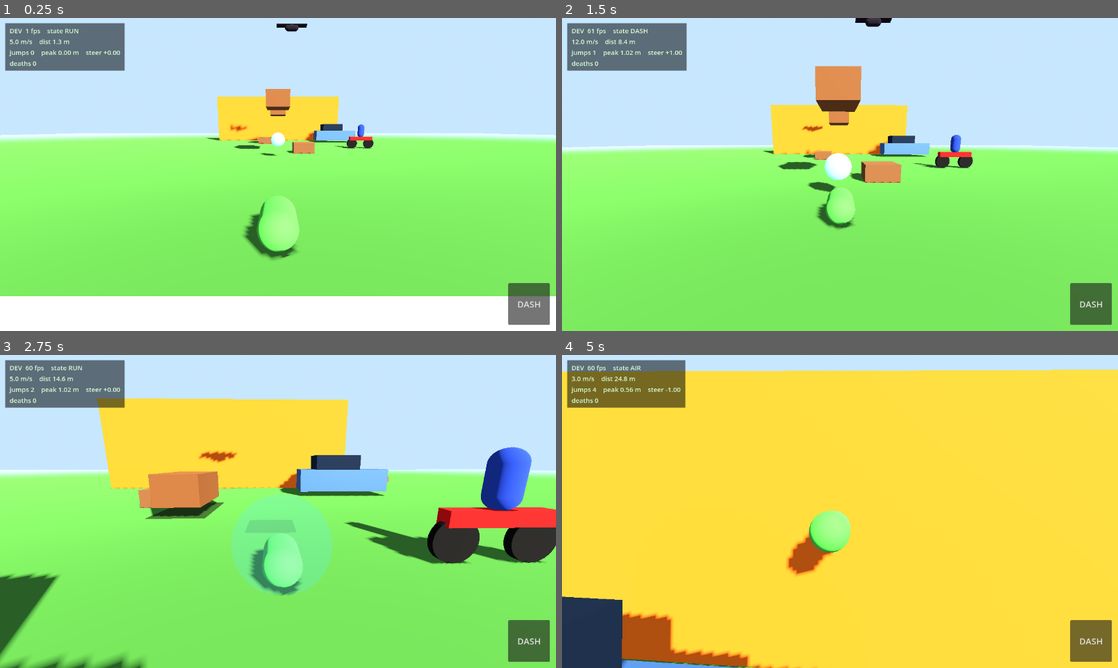
Above: before the commit, frames 1-4 (two rows, left to right).
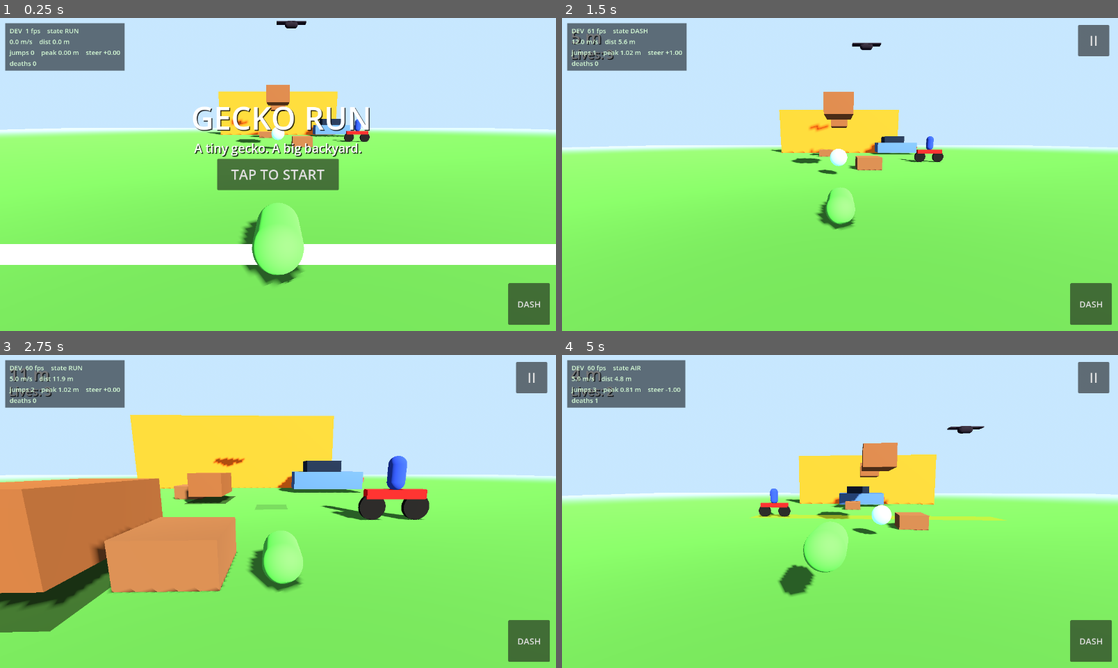
Above: after the commit, the same moments.

Repository: g-shankar/Gecko-run
Game: Godot game, scene res://scenes/main.tscn
Two runs of this game, one before a commit and one after it. Both use one fixed random seed, a clock stepped at 60 frames per second and the inputs below.
Inputs (mouse positions are in pixels of both pictures, inside the frame that each line leads up to):
- Up to frame 1 (0.25 s): no input
- Up to frame 2 (1.5 s): click (840, 174) at 0.5 s, where only the run after the commit has a clickable "TAP TO START"; move the mouse to (962, 158) at 1.27 s; hold D (steer_right) from 1.28 s (still down); tap Shift (dash) at 1.35 s; click (962, 158) at 1.42 s
- Up to frame 3 (2.75 s): tap Space (jump) at 1.52, 1.82 s; release D (steer_right) at 2 s; drag from (166, 527) to (250, 574) at 2.02 s
- Up to frame 4 (5 s): move the mouse to (895, 442) at 2.77 s; hold D (steer_right) 2.78-3.5 s; tap Shift (dash) at 2.85, 4.35 s; drag from (812, 574) to (673, 464) at 3.52 s; move the mouse to (1006, 558) at 4.27 s; hold A (steer_left) from 4.28 s (still down); tap Space (jump) at 4.52, 4.82 s

The runs differ from the first frame. In frame 1, 27% of the frame differs, in the area x 0-100%, y 0-100%; in frame 2, 5.2%; in frame 3, 36%; in frame 4, 92%, in the area x 0-100%, y 2-100%.

Commit message:
P14: start screen, HUD, pause menu, game-over UI with 3 lives
- GameState autoload: READY/RUNNING/FINISHED, 3 lives, best-score persistence
- Start screen with title and START button
- HUD: distance, lives, shield indicator
- Pause menu: resume/restart
- Game over: score, best, RUN AGAIN button
- Gecko gates movement on GameState (runs in tests without it)
- All P5-P14 tests green (81 checks)

Diff:
--- a/scenes/main.tscn
+++ b/scenes/main.tscn
@@ -8,6 +8,7 @@
 [ext_resource type="Script" path="res://scripts/systems/bird.gd" id="6"]
 [ext_resource type="Script" path="res://scripts/systems/shield_pickup.gd" id="7"]
 [ext_resource type="Script" path="res://scripts/systems/level.gd" id="8"]
+[ext_resource type="Script" path="res://scripts/ui/game_ui.gd" id="9"]
 
 [sub_resource type="ProceduralSkyMaterial" id="ProceduralSkyMaterial_1"]
 sky_top_color = Color(0.3, 0.52, 0.88, 1)
@@ -135,6 +136,9 @@
 position = Vector3(0, 0.2, 6)
 
 [node name="CameraRig" parent="." instance=ExtResource("2")]
+
+[node name="GameUI" type="CanvasLayer" parent="."]
+script = ExtResource("9")
 # Note: the rig auto-discovers its target via the "gecko" group (see
 # camera_rig.gd). A `target = NodePath("../Gecko")` override does NOT work
 # here -- Godot 4 does not reliably resolve NodePath overrides that point
--- a/scripts/player/gecko_controller.gd
+++ b/scripts/player/gecko_controller.gd
@@ -1,4 +1,15 @@
 extends CharacterBody3D
+
+
+func _gs() -> Node:
+	# GameState autoload, via tree lookup (works in game and in --script tests).
+	# Returns null if not present (e.g. unit tests that don't need it).
+	return get_tree().root.get_node_or_null("GameState")
+
+
+func _gs_running() -> bool:
+	var gs := _gs()
+	return gs == null or gs.current_state == gs.State.RUNNING
 
 const DebugHUDScript := preload("res://scripts/dev/debug_hud.gd")
 
@@ -136,6 +147,16 @@
 
 
 func _physics_process(delta: float) -> void:
+	# P14: the run only moves when the GameState says RUNNING.
+	# READY (start screen): idle in place. FINISHED (game over): stop.
+	# (If no GameState — e.g. unit tests — just run.)
+	if not _gs_running():
+		velocity.x = 0.0
+		velocity.z = 0.0
+		if not is_on_floor():
+			velocity.y -= 22.0 * delta
+		move_and_slide()
+		return
 	if _touch_active:
 		_touch_time += delta
 	if _adhere_cooldown > 0.0:
@@ -150,6 +171,10 @@
 		if _shield_timer <= 0.0:
 			shield_charges = 0
 			_shield_bubble.visible = false
+	# P14: score = meters from the start line.
+	var gs := _gs()
+	if gs != null:
+		gs.score = maxi(0, int(_spawn_pos.z - global_position.z))
 	# P10: while DEAD, just count down to respawn. No movement, no input.
 	if state == MoveState.DEAD:
 		_respawn_timer -= delta
@@ -301,8 +326,21 @@
 	state = MoveState.DEAD
 	stat_state = "DEAD"
 	stat_deaths += 1
+	var gs := _gs()
+	if gs != null:
+		gs.deaths += 1
+		if gs.deaths >= gs.max_lives:
+			# P14: out of lives. No respawn — the game-over screen takes it.
+			gs.finish_run()
+			return
 	_respawn_timer = 0.8
 	velocity = Vector3.ZERO
+
+
+## P14: full reset for "RUN AGAIN" — back to the start line, fresh lives.
+func reset_for_new_run() -> void:
+	_respawn()
+	stat_deaths = 0
 
 
 ## P12: grant one shield charge (10 s expiry). Called by shield pickups.
--- a/tests/test_p10.gd
+++ b/tests/test_p10.gd
@@ -16,6 +16,16 @@
 	var packed: PackedScene = load("res://scenes/main.tscn")
 	var scene: Node = packed.instantiate()
 	root.add_child(scene)
+	# P14: the GameState autoload starts in READY (start screen). Tests
+	# bypass it: wait a beat for it to load, then remove it so the gecko
+	# runs immediately (gs==null means "just run").
+	for _i in 10:
+		await process_frame
+		if root.has_node("GameState"):
+			break
+	var _gs: Node = root.get_node_or_null("GameState")
+	if _gs != null:
+		_gs.queue_free()
 	_gecko = scene.get_node("Gecko")
 	var hz: Area3D = scene.get_node("Level/FootstepA")
 	# Telegraph: the shadow should appear during the warn phase.
--- a/tests/test_p11.gd
+++ b/tests/test_p11.gd
@@ -17,6 +17,16 @@
 	var packed: PackedScene = load("res://scenes/main.tscn")
 	var scene: Node = packed.instantiate()
 	root.add_child(scene)
+	# P14: the GameState autoload starts in READY (start screen). Tests
+	# bypass it: wait a beat for it to load, then remove it so the gecko
+	# runs immediately (gs==null means "just run").
+	for _i in 10:
+		await process_frame
+		if root.has_node("GameState"):
+			break
+	var _gs: Node = root.get_node_or_null("GameState")
+	if _gs != null:
+		_gs.queue_free()
 	_gecko = scene.get_node("Gecko")
 	# Park the footsteps out of the way: this test is about bike + car.
 	for fn in ["FootstepA", "FootstepB"]:
--- a/tests/test_p12.gd
+++ b/tests/test_p12.gd
@@ -34,6 +34,16 @@
 		return
 	var main: Node = packed.instantiate()
 	root.add_child(main)
+	# P14: the GameState autoload starts in READY (start screen). Tests
+	# bypass it: wait a beat for it to load, then remove it so the gecko
+	# runs immediately (gs==null means "just run").
+	for _i in 10:
+		await process_frame
+		if root.has_node("GameState"):
+			break
+	var _gs: Node = root.get_node_or_null("GameState")
+	if _gs != null:
+		_gs.queue_free()
 	for i in 32:
 		await process_frame
 
--- a/tests/test_p13.gd
+++ b/tests/test_p13.gd
@@ -23,6 +23,16 @@
 		return
 	var main: Node = packed.instantiate()
 	root.add_child(main)
+	# P14: the GameState autoload starts in READY (start screen). Tests
+	# bypass it: wait a beat for it to load, then remove it so the gecko
+	# runs immediately (gs==null means "just run").
+	for _i in 10:
+		await process_frame
+		if root.has_node("GameState"):
+			break
+	var _gs: Node = root.get_node_or_null("GameState")
+	if _gs != null:
+		_gs.queue_free()
 	for i in 32:
 		await process_frame
 
@@ -71,7 +81,7 @@
 	var respawned := false
 	for i in int(6.0 * 60.0):
 		await process_frame
-		if int(gecko.get("state")) != 4: # 4 == MoveState.DEAD
+		if int(gecko.get("state")) != 6: # 6 == MoveState.DEAD
 			respawned = true
 			break
 	check(respawned, "gecko actually respawns after death")
--- a/tests/test_p5.gd
+++ b/tests/test_p5.gd
@@ -19,6 +19,16 @@
 	var packed: PackedScene = load("res://scenes/main.tscn")
 	var scene: Node = packed.instantiate()
 	root.add_child(scene)
+	# P14: the GameState autoload starts in READY (start screen). Tests
+	# bypass it: wait a beat for it to load, then remove it so the gecko
+	# runs immediately (gs==null means "just run").
+	for _i in 10:
+		await process_frame
+		if root.has_node("GameState"):
+			break
+	var _gs: Node = root.get_node_or_null("GameState")
+	if _gs != null:
+		_gs.queue_free()
 	_gecko = scene.get_node("Gecko")
 	# Park every hazard: these suites test wall movement, not dodging.
 	for hn in ["FootstepA", "FootstepB", "Bicycle", "BackingCar"]:
--- a/tests/test_p6.gd
+++ b/tests/test_p6.gd
@@ -18,6 +18,16 @@
 	var packed: PackedScene = load("res://scenes/main.tscn")
 	var scene: Node = packed.instantiate()
 	root.add_child(scene)
+	# P14: the GameState autoload starts in READY (start screen). Tests
+	# bypass it: wait a beat for it to load, then remove it so the gecko
+	# runs immediately (gs==null means "just run").
+	for _i in 10:
+		await process_frame
+		if root.has_node("GameState"):
+			break
+	var _gs: Node = root.get_node_or_null("GameState")
+	if _gs != null:
+		_gs.queue_free()
 	_gecko = scene.get_node("Gecko")
 	# Park every hazard: these suites test wall movement, not dodging.
 	for hn in ["FootstepA", "FootstepB", "Bicycle", "BackingCar"]:
--- a/tests/test_p7.gd
+++ b/tests/test_p7.gd
@@ -16,6 +16,16 @@
 	var packed: PackedScene = load("res://scenes/main.tscn")
 	var scene: Node = packed.instantiate()
 	root.add_child(scene)
+	# P14: the GameState autoload starts in READY (start screen). Tests
+	# bypass it: wait a beat for it to load, then remove it so the gecko
+	# runs immediately (gs==null means "just run").
+	for _i in 10:
+		await process_frame
+		if root.has_node("GameState"):
+			break
+	var _gs: Node = root.get_node_or_null("GameState")
+	if _gs != null:
+		_gs.queue_free()
 	_gecko = scene.get_node("Gecko")
 	# Park every hazard: these suites test wall movement, not dodging.
 	for hn in ["FootstepA", "FootstepB", "Bicycle", "BackingCar"]:
